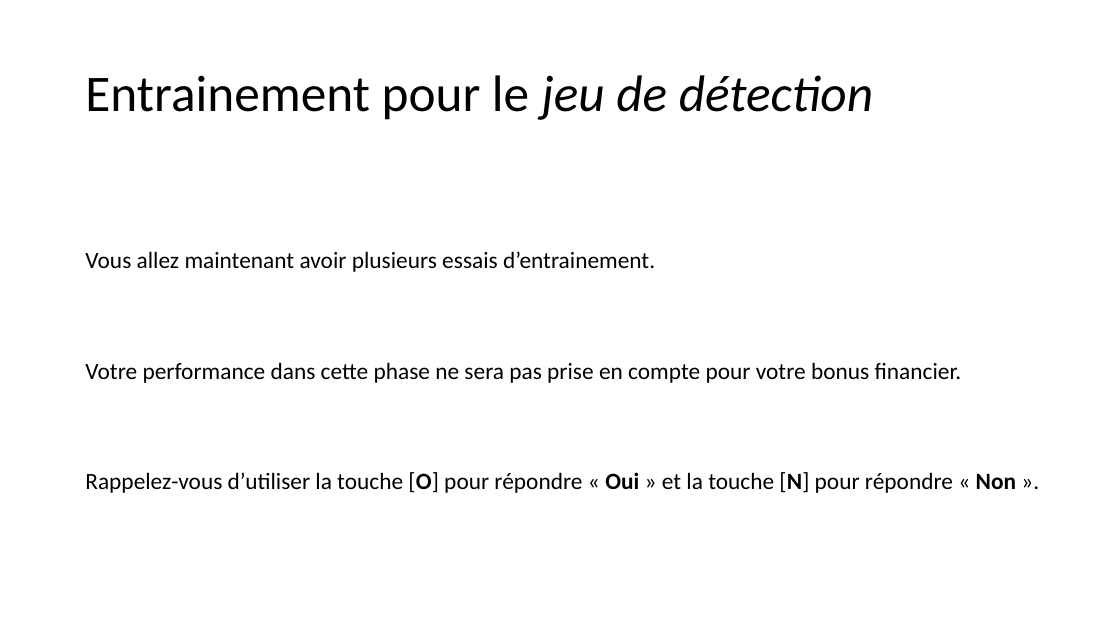
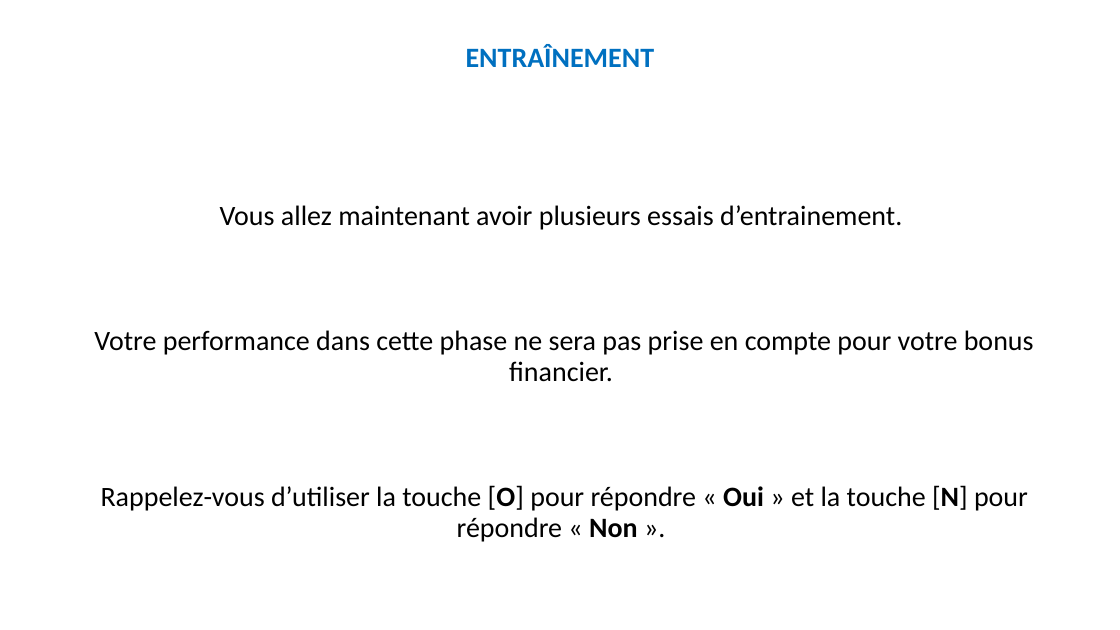
Before and after one commit to MBB-team/Online_Testing, a slide deck: slide 8 of src/Emotion_Regulation_JS/instructions/instructionsDiapo.pptx (slide 6 before the commit). Drawn at 1120x630 pixels with LibreOffice and Linux fonts; fonts in the diff are those of the drawing. Boxes give left, top, right and bottom in pixels: in the first picture for what was removed or moved away, otherwise in the second. Text is boxed around its words. In the diff, an @@ line names an element or a change of style, - is before the commit and + after.

```diff
--- a/src/Emotion_Regulation_JS/instructions/instructionsDiapo.pptx
+++ b/src/Emotion_Regulation_JS/instructions/instructionsDiapo.pptx
@@ text added at <box>466,44,655,67</box>, 24 pt, text #0070C0, bold @@
+ENTRAÎNEMENT
@@ title removed at <box>85,75,873,120</box> @@
-Entrainement pour le jeu de détection
@@ text "Vous allez maintenant avoir plusieurs ...": place and size @@
-text "Vous allez maintenant avoir plusieurs ..." at <box>85,251,1016,493</box>
+text "Vous allez maintenant avoir plusieurs ..." at <box>94,205,1034,542</box>
@@ text "Vous allez maintenant avoir plusieurs ..." at <box>94,205,1034,542</box>: size 20 to 24 pt; alignment left to centre @@
```
Also in this commit, not shown: 5 other slides changed, 4 slides added, 2 slides removed, 1 other file.
